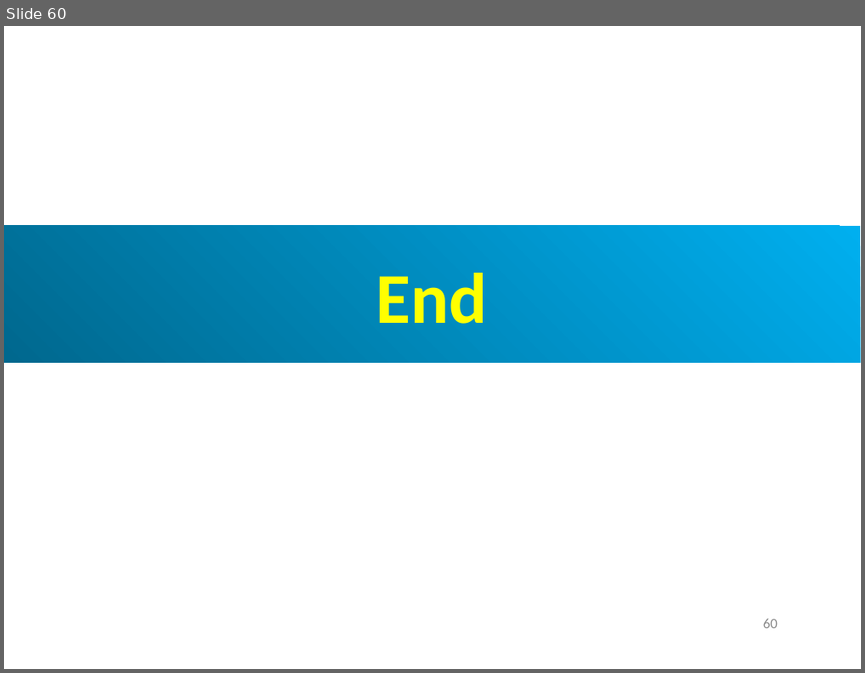
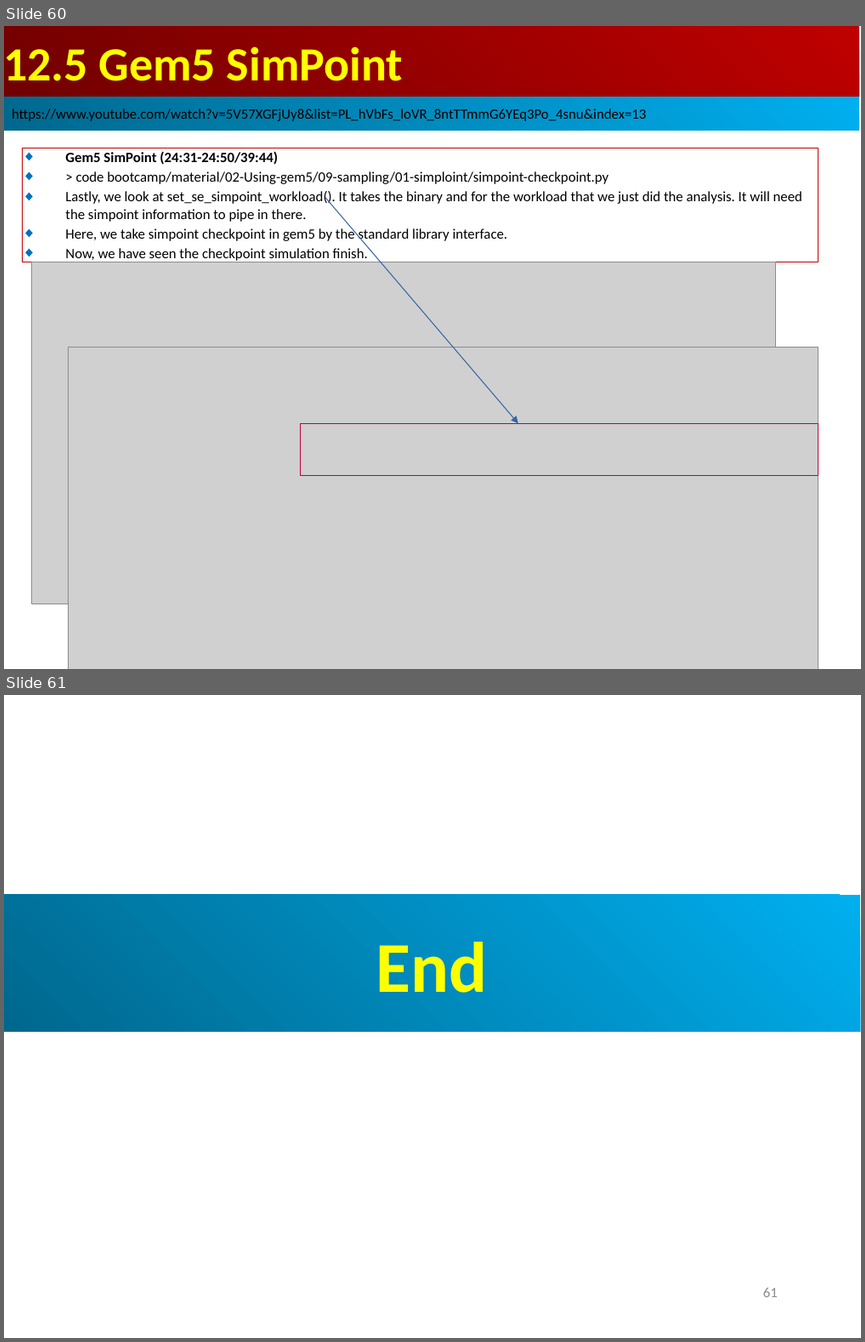
Before and after one commit to peterhchen/AIU_CS850_Gem5_McPAT, a slide deck: 050_Gem5/013.SampleSim/000_Video/013.SampleSim.ppt. Shown one above the other, each under a label of ours: slide 60 before the commit, slides 60 and 61 after it. The pictures are 865x673 and 865x1342 pixels, drawn with LibreOffice and Linux fonts; fonts in the diff are those of the drawing; grey boxes stand for pictures. Boxes give left, top, right and bottom in pixels: in the first picture for what was removed or moved away, otherwise in the second. Text is boxed around its words. In the diff, an @@ line names an element or a change of style, - is before the commit and + after.

```diff
--- a/050_Gem5/013.SampleSim/000_Video/013.SampleSim.ppt
+++ b/050_Gem5/013.SampleSim/000_Video/013.SampleSim.ppt
@@ slide 60 added at <box>4,26,861,669</box>, background #FFFFFF @@
@@ rectangle added at <box>4,26,859,97</box>, fill gradient #BF0000 to #710000, 40 pt, text #FFFF00, bold @@
+12.5 Gem5 SimPoint
@@ rectangle added at <box>4,97,859,131</box>, fill gradient #00AFEF to #00688E, 12 pt, text #000000 @@
+https://www.youtube.com/watch?v=5V57XGFjUy8&list=PL_hVbFs_loVR_8ntTTmmG6YEq3Po_4snu&index=13
@@ rectangle added at <box>22,148,818,261</box>, outline #C00000 0.74 pt, 12 pt, text #000000 @@
+◆ Gem5 SimPoint (24:31-24:50/39:44)
+◆ > code bootcamp/material/02-Using-gem5/09-sampling/01-simploint/simpoint-checkpoint.py
+◆ Lastly, we look at set_se_simpoint_workload(). It takes the binary and for the workload that we just did the analysis. It will need the simpoint information to pipe in there.
+◆ Here, we take simpoint checkpoint in gem5 by the standard library interface.
+◆ Now, we have seen the checkpoint simulation finish.
@@ arrow added from (325, 198) to (518, 424), #3465A4 0.74 pt @@
@@ picture added at <box>31,261,775,603</box> @@
@@ picture added at <box>69,347,818,669</box> @@
@@ rectangle added at <box>301,424,818,476</box>, outline #BF0041 0.74 pt @@
@@ what was slide 60 is now slide 61 @@
@@ page number at <box>763,1287,778,1297</box>: text changed @@
-60
+61
```
Also in this commit, not shown: 1 slide changed.
